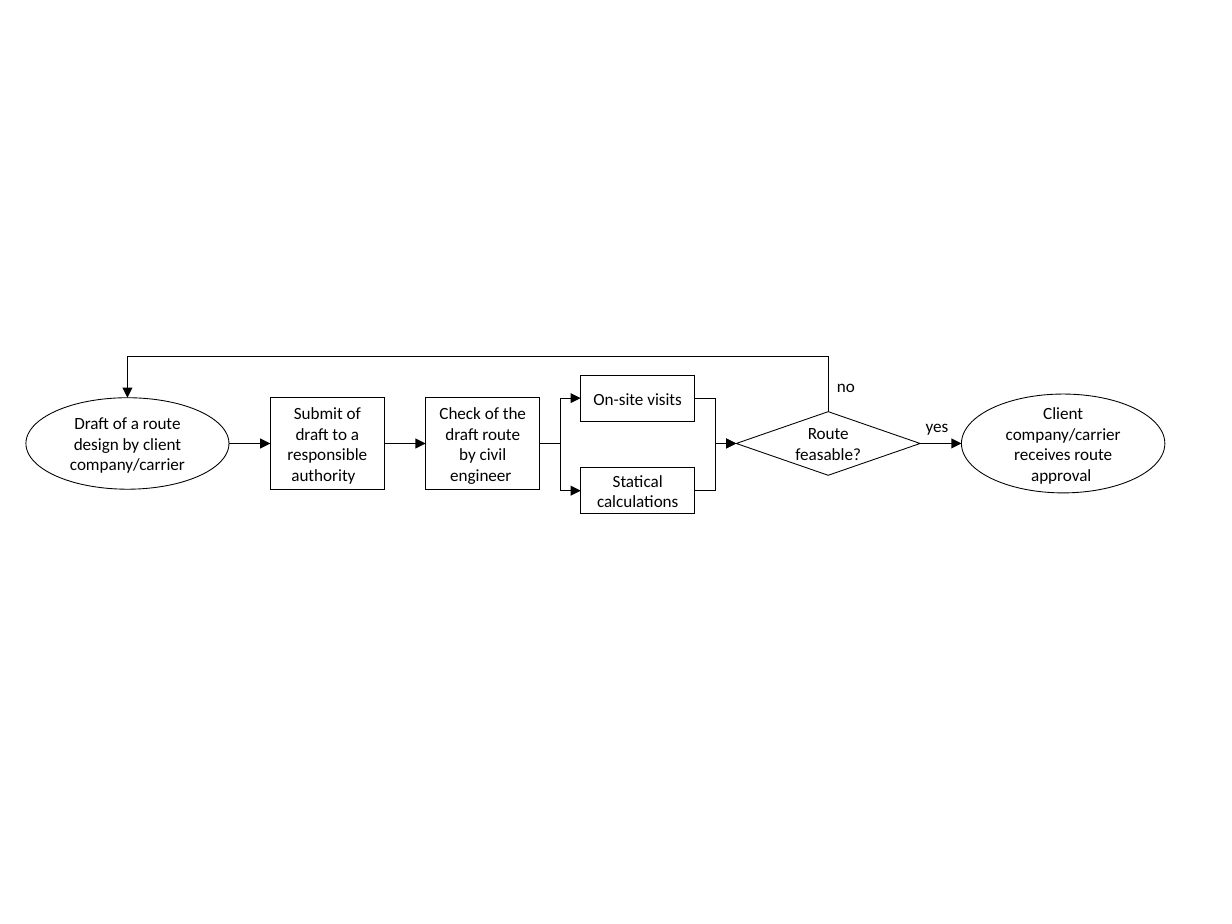
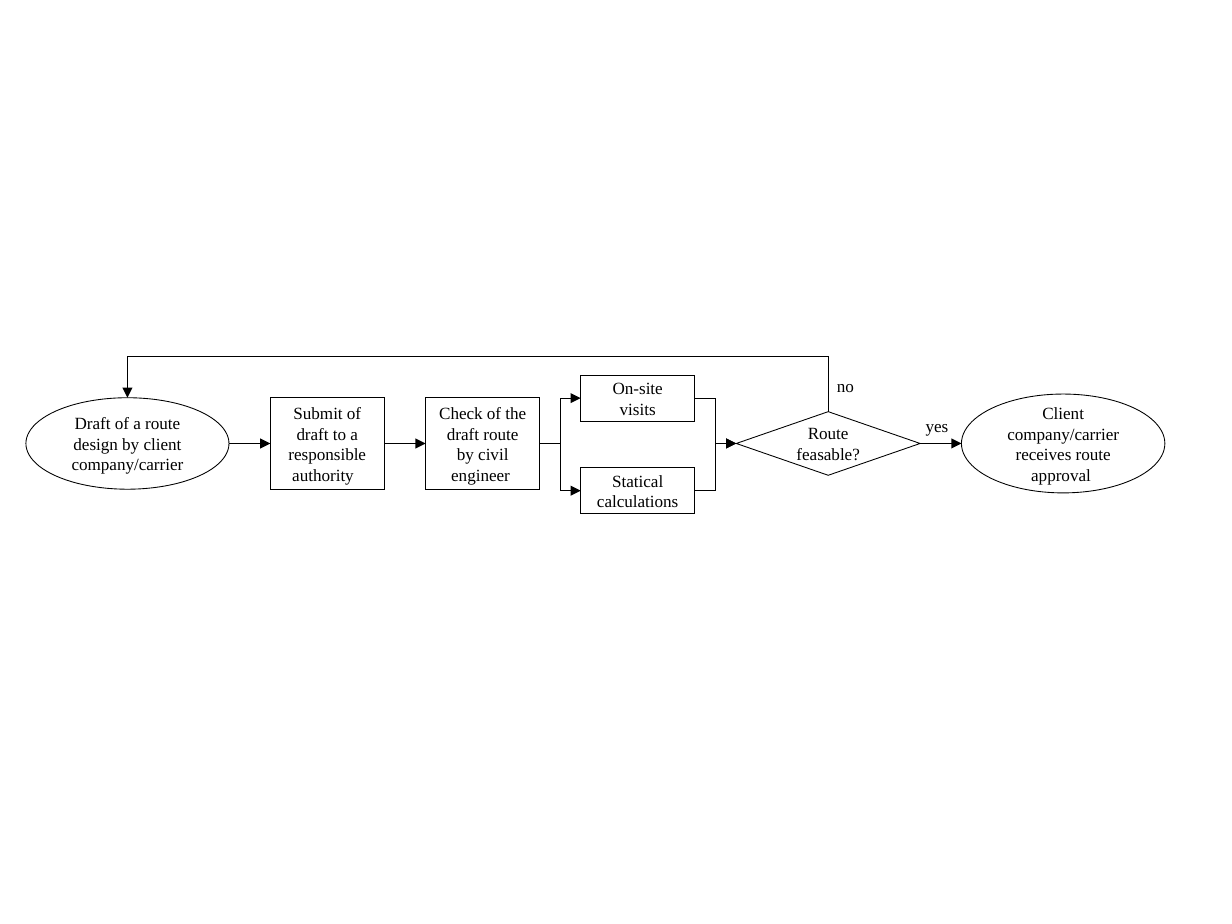
Before and after one commit to AAU-P-L/BridgeCapacitiesManuscript, a slide deck: slide 2 of manuscript/figures/OHC planning.pptx. Drawn at 1232x924 pixels with LibreOffice and Linux fonts; fonts in the diff are those of the drawing. Boxes give left, top, right and bottom in pixels: in the first picture for what was removed or moved away, otherwise in the second. Text is boxed around its words. In the diff, an @@ line names an element or a change of style, - is before the commit and + after.

```diff
--- a/manuscript/figures/OHC planning.pptx
+++ b/manuscript/figures/OHC planning.pptx
@@ font Calibri to Times New Roman in 9 elements at <box>26,398,229,489</box>, <box>270,398,384,489</box>, <box>425,398,540,489</box>, <box>580,468,695,514</box>, <box>580,376,695,421</box>, <box>737,411,920,476</box>, <box>961,394,1164,493</box>, <box>926,424,949,436</box>, <box>837,384,854,392</box> @@
```
Also in this commit, not shown: 4 other files.
